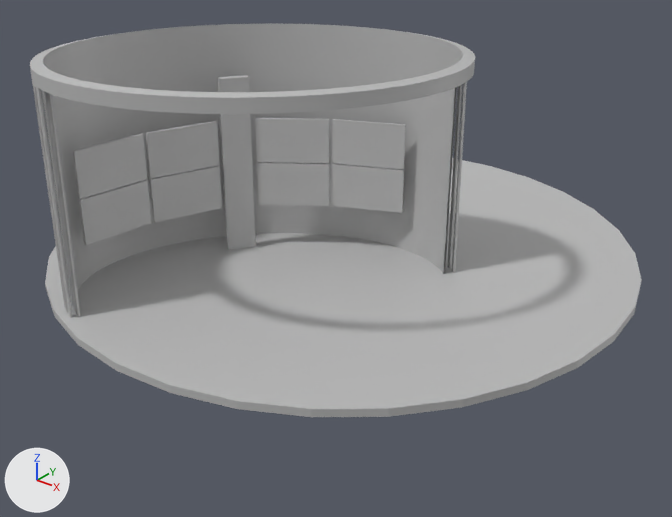
Two versions of the FBX model MovistarExperience/MovistarUniverse/SM_Corner_LaUnidad/SM_Corner_LaUnidad.fbx, one commit apart.
Before and after are seen from a camera (50 mm lens) standing at (3.94, -4.27, 8.37) and looking at (-6.25, 8.46, 0.48). The lights are fixed; the arrows at lower left show +X, +Y and +Z. Where no turn or scale is listed for an object, it has been applied to the vertices. Vertices at the same position are counted once.

The first picture shows 'Circle.Unidad', 'cristal-persianas', 'pantallaDer_inf-der', 'pantallaDer_sup-der', 'pantallaDer_sup-izq', 'pantallaIzq_inf-der', 'pantallaIzq_inf-izq', 'pantallaIzq_sup-der', 'pantallaIzq_sup-izq', 'persianas', 'pivote-pantallas', 'techoUnidad.001'.
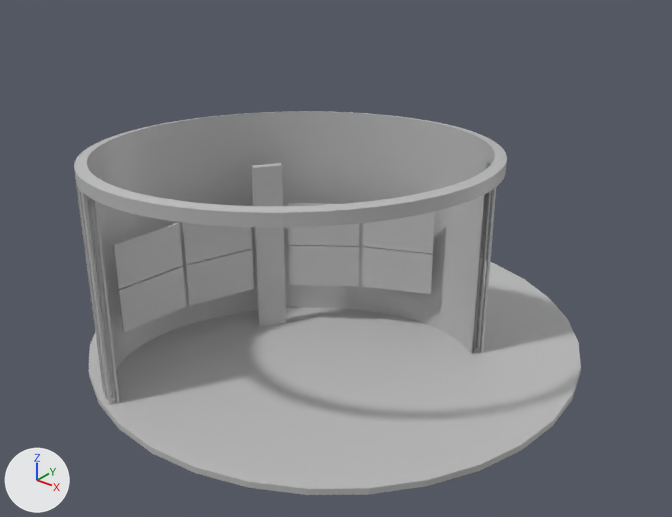
What differs and where, as boxes [x1, y1, x2, y2] in the pictures (672 x 517 px):
'Circle.Unidad', mesh rescaled, moved (17% narrower, 9% shorter): before [45, 158, 642, 417]; after [88, 259, 581, 495]
'cristal-persianas', mesh rescaled, moved: before [45, 40, 457, 317]; after [88, 127, 489, 404]
'techoUnidad.001', mesh rescaled, moved (30% taller): before [30, 24, 475, 114]; after [74, 111, 507, 228]
'pivote-pantallas', mesh rescaled, moved (10% narrower, 6% shorter): before [218, 75, 256, 250]; after [252, 163, 286, 327]
'persianas', mesh rescaled, moved: before [32, 82, 467, 318]; after [76, 163, 496, 405]

What the commit changed:
me_mesh_011 has 352 vertices, 264 faces and spans x -5.23..0.54, y 10.23..16.52, z 1.26..5.43.
me_mesh_011 is used by ob_persianas; location (-4.98, -6.11, -1.11).
me_mesh_011 part 5: the whole mesh is scaled about the mesh origin by 0.84.
me_mesh_006 has 640 vertices, 640 faces and spans x -5.23..1.25, y 10.12..16.53, z 5.37..5.74.
me_mesh_006 is used by ob_techounidad_001; location (-4.98, -6.11, -1.11).
me_mesh_006 part 2: the whole mesh is scaled about the mesh origin by 0.84.
me_mesh_005 has 8 vertices, 6 faces and spans x -9.09..-8.64, y 6.43..6.98, z -0.96..2.62.
me_mesh_005 is used by ob_pivote_pantallas; location (0.33, 1.48, 1.11).
me_mesh_005 part 4: the whole mesh is scaled about the mesh origin by 0.84.
me_mesh_002 has 352 vertices, 263 faces and spans x -5.08..0.41, y 10.34..16.38, z 1.26..5.42.
me_mesh_002 is used by ob_cristal_persianas; location (-4.98, -6.11, -1.11).
me_mesh_002 part 3: the whole mesh is scaled about the mesh origin by 0.84.
me_mesh_012 has 64 vertices, 34 faces and spans x -6.0..6.0, y -6.0..6.0, z 0.0..0.15.
me_mesh_012 is used by ob_circle_unidad; location (-7.02, 9.66, 0.0).
me_mesh_012 part 1: the whole mesh is scaled about the mesh origin by 0.7.
Object 'persianas' (ob_persianas) moves from (-4.98, -6.11, -1.11) to (-2.97, -5.73, -0.99).
Object 'techoUnidad.001' (ob_techounidad_001) moves from (-4.98, -6.11, -1.11) to (-2.97, -5.73, -0.99).
Object 'pivote-pantallas' (ob_pivote_pantallas) moves from (0.33, 1.48, 1.11) to (1.49, 0.65, 0.88).
Object 'cristal-persianas' (ob_cristal_persianas) moves from (-4.98, -6.11, -1.11) to (-2.97, -5.73, -0.99).
Object 'Circle.Unidad' (ob_circle_unidad) moves from (-7.02, 9.66, 0.0) to (-4.92, 6.76, 0.0).
